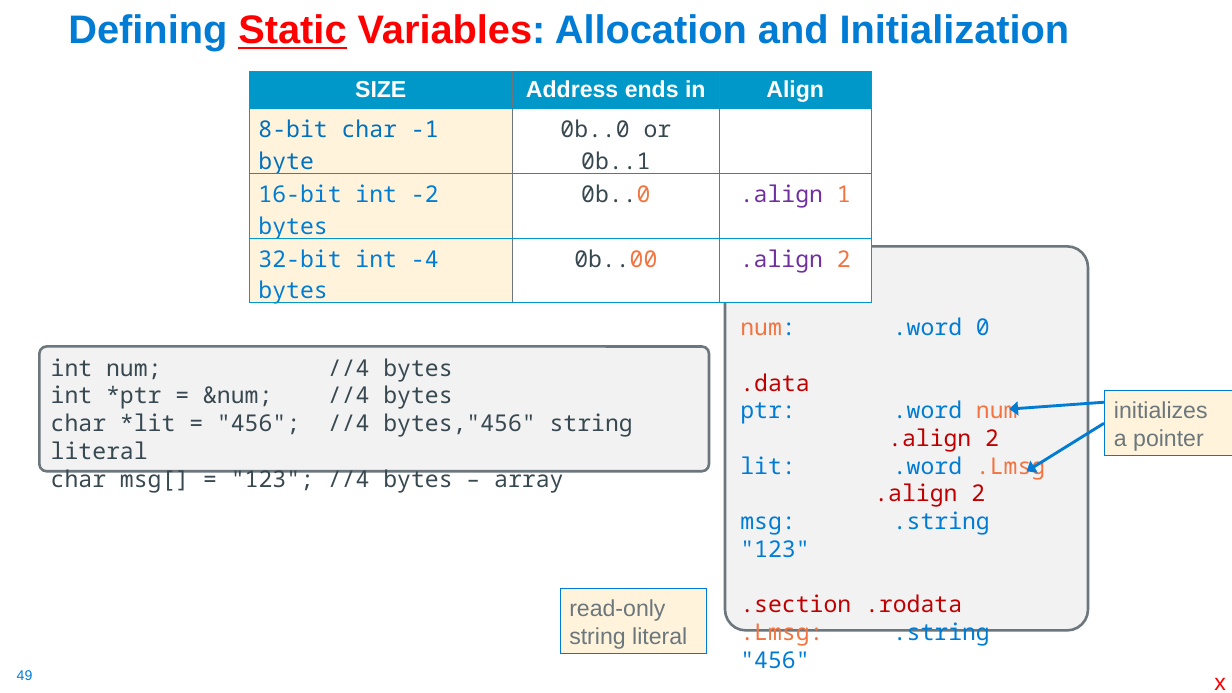
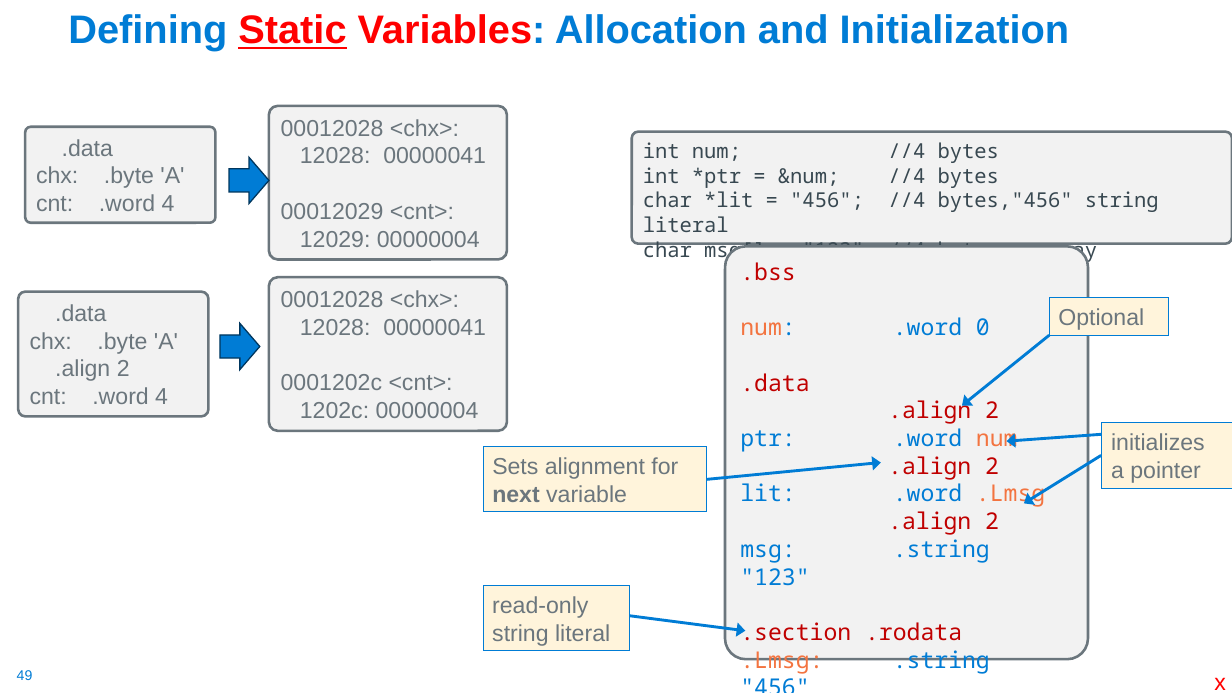
Before and after one commit to cse30-sp24/Muller-Slides, a slide deck: slide 49 of 06-Arm-Part3.pptx. Drawn at 1232x693 pixels with LibreOffice and Linux fonts; fonts in the diff are those of the drawing. Boxes give left, top, right and bottom in pixels: in the first picture for what was removed or moved away, otherwise in the second. Text is boxed around its words. In the diff, an @@ line names an element or a change of style, - is before the commit and + after.

```diff
--- a/06-Arm-Part3.pptx
+++ b/06-Arm-Part3.pptx
@@ table removed at [250,72,872,308], 4 rows, 3 columns @@
-SIZE | Address ends in | Align
-8-bit char -1 byte | 0b..0 or 0b..1 | 
-16-bit int -2 bytes | 0b..0 | .align 1
-32-bit int -4 bytes | 0b..00 | .align 2
@@ rounded rectangle added at [269,106,507,260], fill #F2F2F2, outline #6B767D 2 pt, 18 pt, text #6B767D @@
+00012028 <chx>:
+12028: 00000041
+00012029 <cnt>:
+12029: 00000004
@@ rounded rectangle added at [25,127,215,223], fill #F2F2F2, outline #6B767D 2 pt, 18 pt, text #6B767D @@
+.data
+chx: .byte 'A'
+cnt: .word 4
@@ rounded rectangle "int num; //4 bytes": place and size @@
-rounded rectangle "int num; //4 bytes" at [40,347,710,471]
+rounded rectangle "int num; //4 bytes" at [632,131,1232,243]
@@ rounded rectangle "int num; //4 bytes" at [632,131,1232,243]: size 18 to 16 pt @@
@@ right arrow added at [229,157,269,203], fill #007CD5, outline #00365D 1 pt @@
@@ rounded rectangle ".bss": place and size @@
-rounded rectangle ".bss" at [726,247,1089,631]
+rounded rectangle ".bss" at [726,247,1089,660]
@@ rounded rectangle added at [18,292,209,417], fill #F2F2F2, outline #6B767D 2 pt, 18 pt, text #6B767D @@
+.data
+chx: .byte 'A'
+.align 2
+cnt: .word 4
@@ rounded rectangle added at [269,277,507,431], fill #F2F2F2, outline #6B767D 2 pt, 18 pt, text #6B767D @@
+00012028 <chx>:
+12028: 00000041
+0001202c <cnt>:
+1202c: 00000004
@@ right arrow added at [220,323,260,370], fill #007CD5, outline #00365D 1 pt @@
@@ text in rounded rectangle at [888,397,999,424]: paragraph added @@
+.align 2
@@ arrow moved from (1104, 402) - (1009, 409) to (1102, 434) - (1006, 441) @@
@@ rectangle "initializes a pointer": place and size @@
-rectangle "initializes a pointer" at [1105,391,1232,457]
+rectangle "initializes a pointer" at [1103,423,1232,489]
@@ arrow moved from (1104, 423) - (1027, 471) to (1102, 456) - (1024, 504) @@
@@ rectangle "read-only string literal": place and size @@
-rectangle "read-only string literal" at [560,589,707,654]
+rectangle "read-only string literal" at [483,586,630,652]
@@ group added at [483,298,1169,631]: 3 arrows, 2 rectangles @@
+Sets alignment for next variable
+Optional
```
Also in this commit, not shown: 3 other slides changed, 3 other files.
